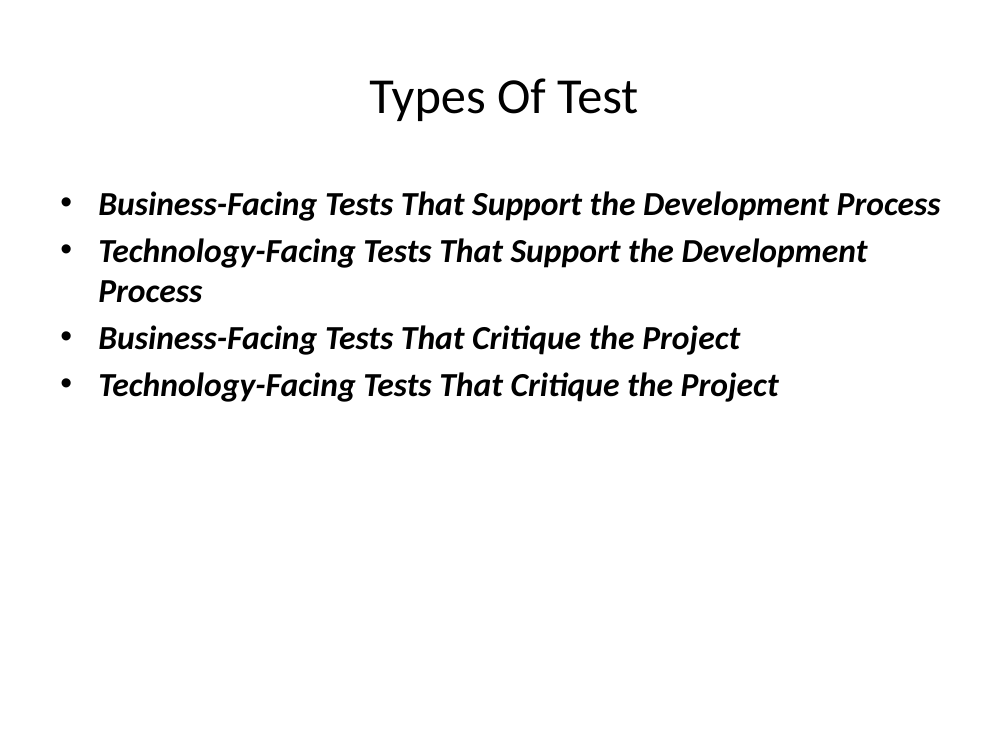
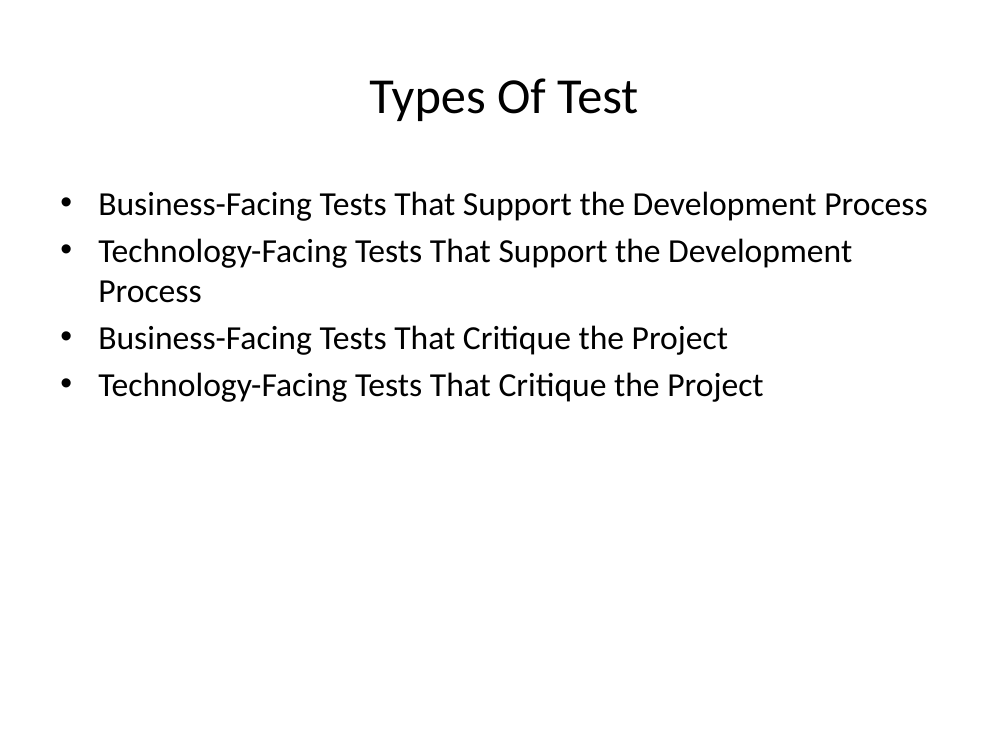
Before and after one commit to tanyas23/CD, a slide deck: slide 19 of CD.pptx. Drawn at 1008x756 pixels with LibreOffice and Linux fonts; fonts in the diff are those of the drawing. Boxes give left, top, right and bottom in pixels: in the first picture for what was removed or moved away, otherwise in the second. Text is boxed around its words. In the diff, an @@ line names an element or a change of style, - is before the commit and + after.

```diff
--- a/CD.pptx
+++ b/CD.pptx
@@ text "Business-Facing Tests That Support the ..." at <box>98,191,927,402</box>: bold off, italic off @@
```
Also in this commit, not shown: 2 other slides changed, 1 slide added, 2 slides removed.
